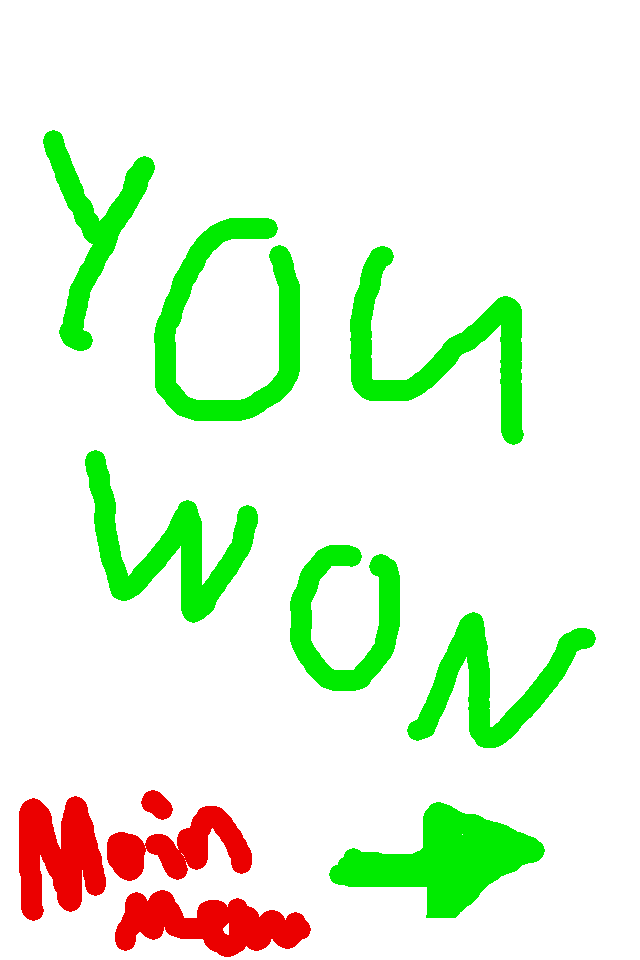
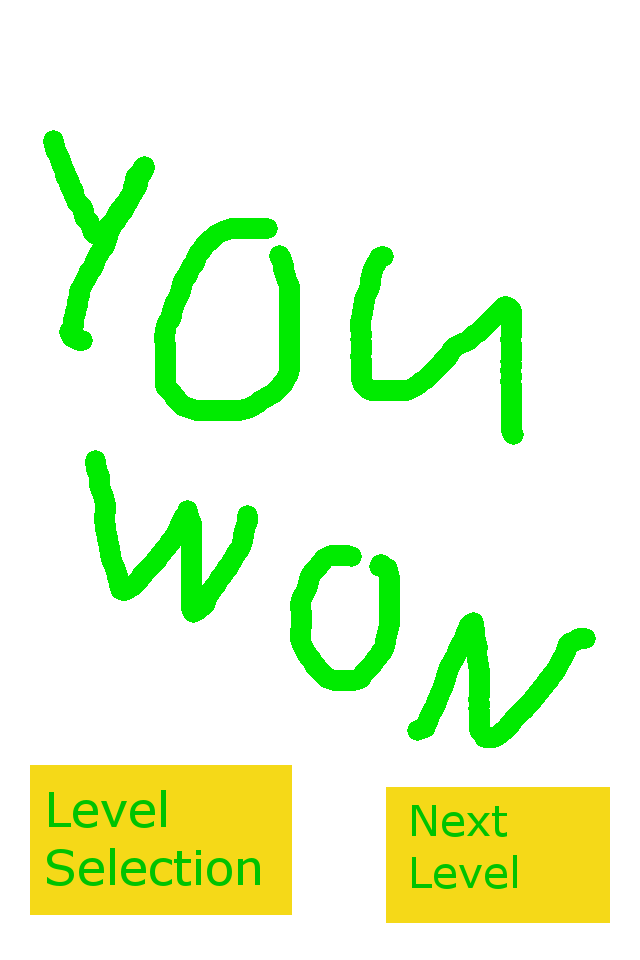
Two versions of the same layered image (640 x 960). Layer-by-layer changes:
renamed "next_level" to "Next Level", moved it above "Level Selection", painted on it over [329, 802, 545, 918]
renamed "mainmenu" to "Level Selection", painted on it over [19, 790, 311, 957]
painted on "youwin" over [30, 765, 610, 923]
